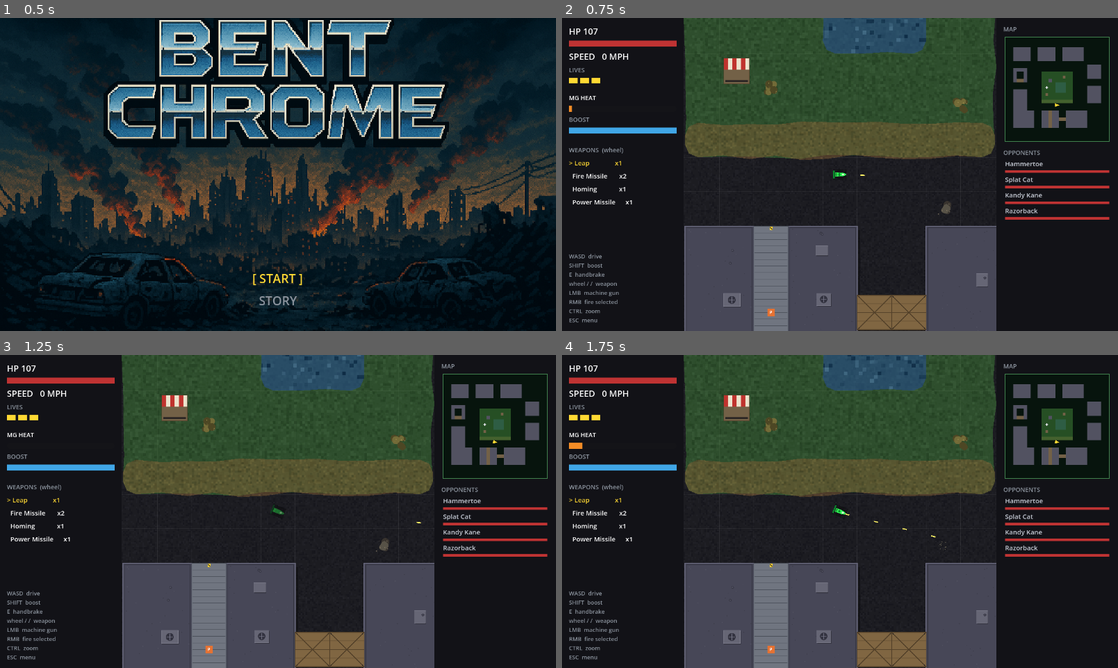
Above: before the commit, frames 1-4 (two rows, left to right).
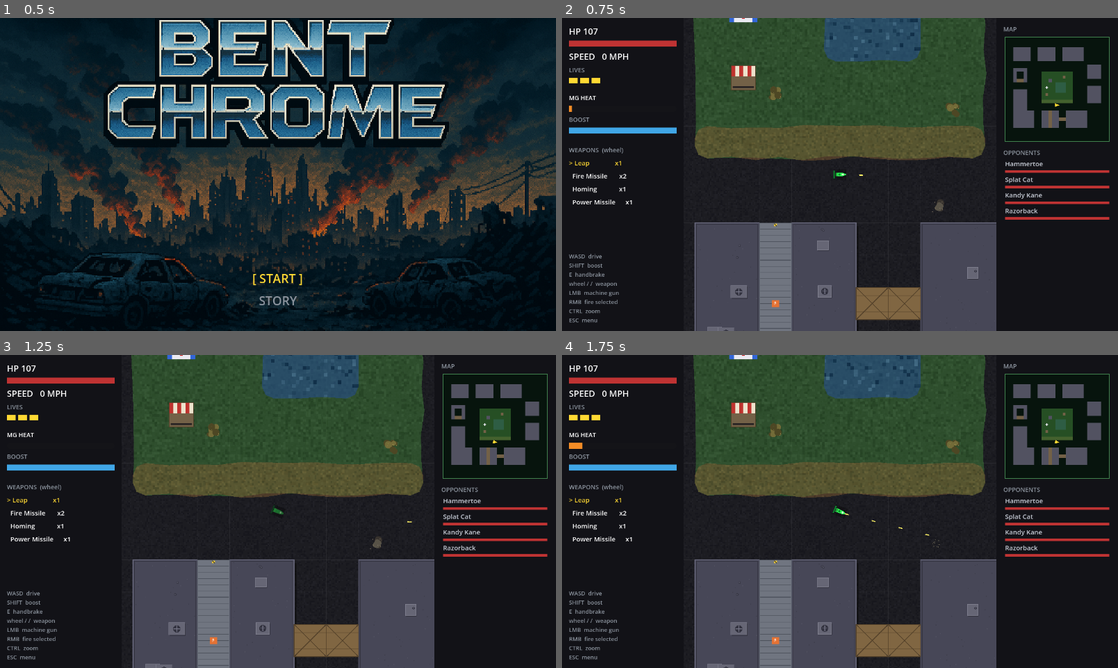
Above: after the commit, the same moments.

Repository: b3p3k0/bentchrome
Game: Godot game, scene res://ui/title.tscn
Two runs of this game, one before a commit and one after it. Both use one fixed random seed, a clock stepped at 60 frames per second and the inputs below.
Inputs (mouse positions are in pixels of both pictures, inside the frame that each line leads up to):
- Up to frame 1 (0.5 s): no input
- Up to frame 2 (0.75 s): tap Enter (select_confirm) at 0.5 s; move the mouse to (962, 158) at 0.52 s; hold D (move_right) from 0.53 s (still down); hold Enter (select_confirm) from 0.53 s (still down); click (962, 158) at 0.67 s
- Up to frame 3 (1.25 s): keep holding D (move_right); keep holding Enter (select_confirm); tap Space at 0.77 s
- Up to frame 4 (1.75 s): release D (move_right) at 1.25 s; release Enter (select_confirm) at 1.25 s; drag from (728, 527) to (840, 477) at 1.27 s

Frame 1 is identical in both runs. In frame 2, 7.9% of the frame differs, in the area x 21-79%, y 0-100%; in frame 3, 7.9%; in frame 4, 7.8%.

Commit message:
Card 1: settings learn to survive a reboot
GameState grows the full settings block (devgod, dev_mode,
start_level_index, screen_shake; zoom_combat default eases 0.62 ->
0.58) with save/load to user://settings.json — instance-parsed so a
hand-mangled file degrades silently to defaults, and run state never
touches disk. Dev mode retires the --dev flag: it now syncs from the
persisted setting (deferred a frame — Dev autoloads before GameState).
Round-trip + corrupt-file tolerance locked by a suite using a
throwaway path.

Co-Authored-By: Claude Fable 5 <noreply@anthropic.com>

Diff:
--- a/game/dev.gd
+++ b/game/dev.gd
@@ -1,13 +1,18 @@
 extends Node
-## Dev mode — enabled by launching with the `--dev` flag, e.g.
-##   godot --path . -- --dev
-## (args after `--` reach the game via OS.get_cmdline_user_args()).
-## Gates dev-only tools like the tuning dashboard; off by default so shipped
-## builds never show dev UI.
+## Dev mode — toggled from the settings menu (DEVELOPER MODE row) and persisted
+## with the other settings; the old `--dev` cmdline flag is retired. Gates
+## dev-only tools like the F1 tuning dashboard; off by default so shipped
+## builds never show dev UI. The settings screen flips this live.
 
 var enabled := false
 
 func _ready() -> void:
-	enabled = "--dev" in OS.get_cmdline_user_args()
+	# Dev sits BEFORE GameState in the autoload order, so its settings haven't
+	# loaded yet — sync after the boot frame settles.
+	_sync_from_settings.call_deferred()
+
+func _sync_from_settings() -> void:
+	var gs := get_node_or_null(^"/root/GameState")
+	enabled = gs.dev_mode if gs else false
 	if enabled:
 		print("[dev] on")
--- a/game/game_state.gd
+++ b/game/game_state.gd
@@ -21,8 +21,58 @@
 var playtest_return_to_editor: bool = false
 var editor_open_path: String = ""
 
-# Player settings (proto-settings surface — a future options menu exposes
-# these; they survive scene changes AND campaign resets, unlike run state).
-var zoom_combat := 0.62    # default camera zoom (cars readable)
+# Player settings (exposed by ui/settings.gd; persisted to user://settings.json;
+# they survive scene changes AND campaign resets, unlike run state).
+var zoom_combat := 0.58    # default camera zoom (settings: ZOOM DEPTH 0.45-0.72)
 var zoom_overview := 0.42  # Ctrl-toggled pull-back (see more board)
 var overview := false      # the persisted zoom-toggle state
+var devgod := false        # invincible, 1x every weapon, firing never depletes
+var dev_mode := false      # dev tooling (F1 dashboard; Stage-2 tuning editor)
+var start_level_index := 0 # level select: car select launches into this level
+var screen_shake := true   # accessibility: gates Vehicle.add_shake
+
+const SETTINGS_PATH := "user://settings.json"
+const SETTINGS_KEYS := ["zoom_combat", "zoom_overview", "overview", "devgod",
+	"dev_mode", "start_level_index", "screen_shake"]
+
+func _ready() -> void:
+	load_settings()
+
+## Settings only — run state (lives, level_index, score) never touches disk.
+func save_settings(path := SETTINGS_PATH) -> void:
+	var out := {}
+	for k in SETTINGS_KEYS:
+		out[k] = get(k)
+	var f := FileAccess.open(path, FileAccess.WRITE)
+	if f:
+		f.store_string(JSON.stringify(out, "\t"))
+		f.close()
+
+func load_settings(path := SETTINGS_PATH) -> void:
+	if not FileAccess.file_exists(path):
+		return
+	# Instance parse: bad/hand-edited files degrade silently to defaults
+	# (JSON.parse_string prints an engine ERROR that would trip the gates).
+	var json := JSON.new()
+	if json.parse(FileAccess.get_file_as_string(path)) != OK:
+		return
+	var data: Variant = json.data
+	if typeof(data) != TYPE_DICTIONARY:
+		return
+	for k in SETTINGS_KEYS:
+		if data.has(k) and typeof(data[k]) == typeof(get(k)):
+			set(k, data[k])
+		elif data.has(k) and get(k) is float and data[k] is int:
+			set(k, float(data[k]))  # JSON round numbers come back as ints
+		elif data.has(k) and get(k) is int and data[k] is float:
+			set(k, int(data[k]))
+
+func reset_settings() -> void:
+	zoom_combat = 0.58
+	zoom_overview = 0.42
+	overview = false
+	devgod = false
+	dev_mode = false
+	start_level_index = 0
+	screen_shake = true
+	save_settings()
--- a/tests/run_tests.gd
+++ b/tests/run_tests.gd
@@ -22,6 +22,7 @@
 	preload("res://tests/test_input_bindings.gd"),
 	preload("res://tests/test_antler_lock.gd"),
 	preload("res://tests/test_burst_fire.gd"),
+	preload("res://tests/test_settings_persist.gd"),
 	preload("res://tests/test_ram_destructible.gd"),
 	preload("res://tests/test_health_station.gd"),
 	preload("res://tests/test_pit_zone.gd"),
--- /dev/null
+++ b/tests/test_settings_persist.gd
@@ -0,0 +1,50 @@
+extends RefCounted
+## Settings persistence: JSON round-trip through a throwaway user:// path,
+## bad-file tolerance, and reset. Never touches Kevin's real settings.json.
+
+const TMP := "user://_test_settings.json"
+
+var t
+
+func _init(runner) -> void:
+	t = runner
+
+func _gs() -> Node:
+	return t.root.get_node(^"/root/GameState")
+
+func test_settings_round_trip() -> void:
+	var gs := _gs()
+	var keep := {}
+	for k in gs.SETTINGS_KEYS:
+		keep[k] = gs.get(k)
+
+	gs.zoom_combat = 0.51
+	gs.devgod = true
+	gs.dev_mode = true
+	gs.start_level_index = 3
+	gs.screen_shake = false
+	gs.save_settings(TMP)
+	gs.zoom_combat = 0.62
+	gs.devgod = false
+	gs.dev_mode = false
+	gs.start_level_index = 0
+	gs.screen_shake = true
+	gs.load_settings(TMP)
+	t.check(is_equal_approx(gs.zoom_combat, 0.51), "settings: zoom round-trips")
+	t.check(gs.devgod and gs.dev_mode, "settings: toggles round-trip")
+	t.check(gs.start_level_index == 3, "settings: level select round-trips")
+	t.check(not gs.screen_shake, "settings: shake toggle round-trips")
+
+	# Corrupt file: silently keeps current values (instance-parse, no engine ERROR).
+	var f := FileAccess.open(TMP, FileAccess.WRITE)
+	f.store_string("{not json")
+	f.close()
+	gs.load_settings(TMP)
+	t.check(gs.start_level_index == 3, "settings: corrupt file changes nothing")
+	# Missing file: no-op.
+	DirAccess.remove_absolute(TMP)
+	gs.load_settings(TMP)
+	t.check(gs.devgod, "settings: missing file changes nothing")
+
+	for k in keep:
+		gs.set(k, keep[k])
Not shown, added: tests/test_settings_persist.gd.uid
